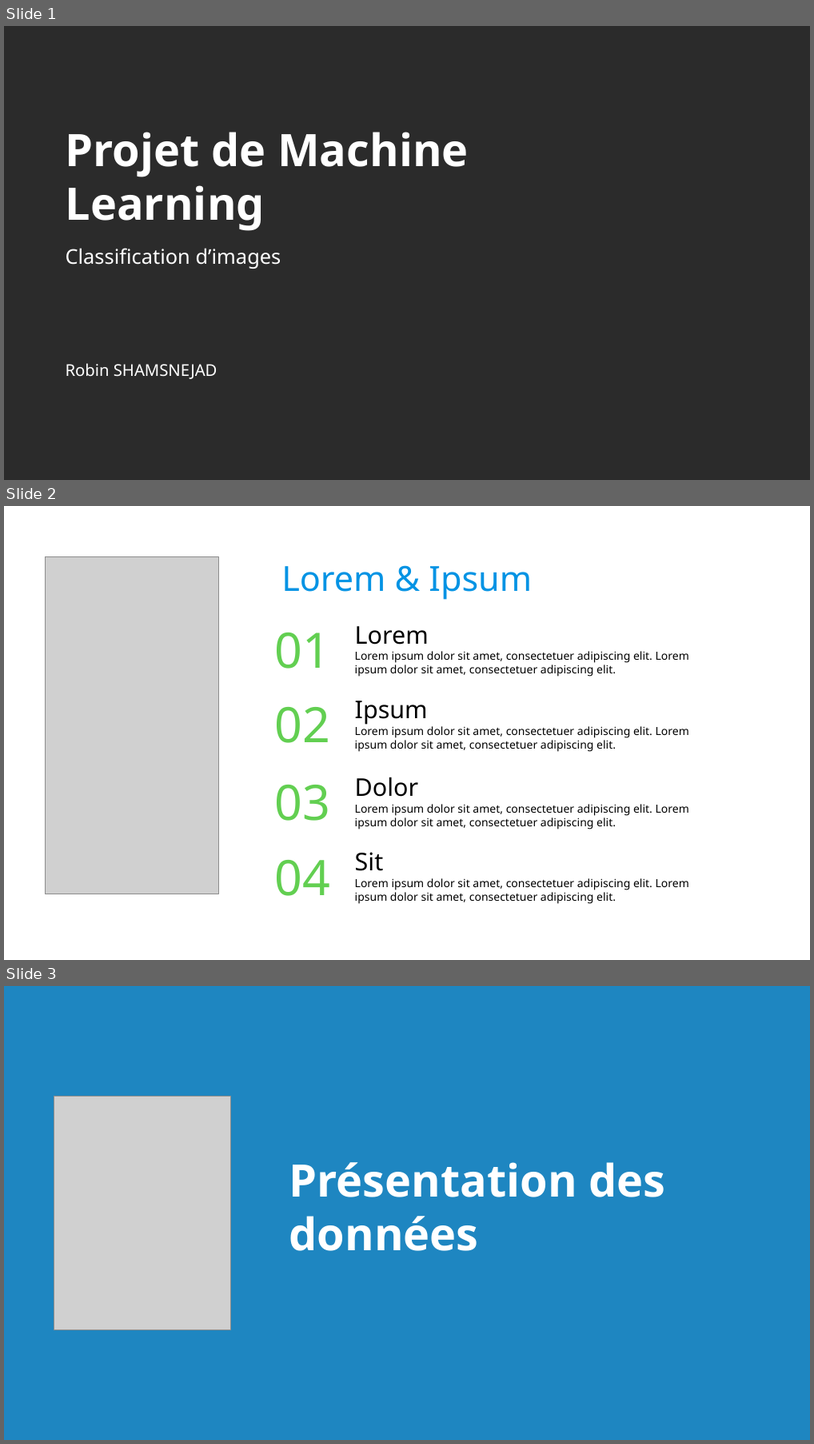
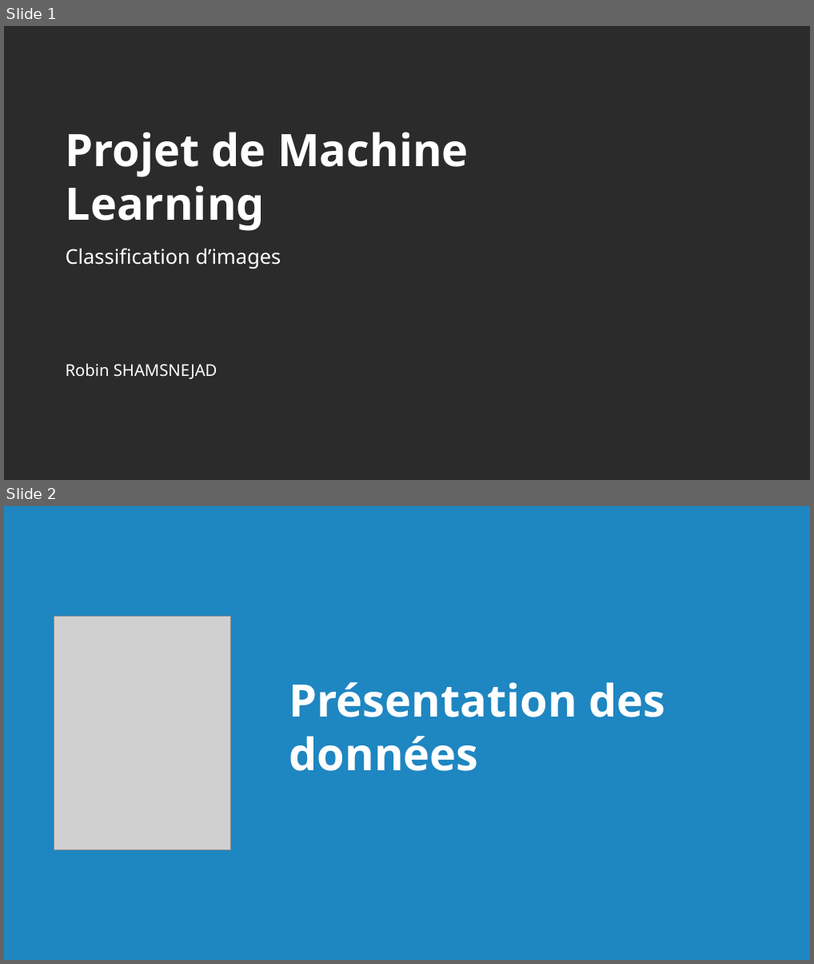
Before and after one commit to Polytech-E2I/data-processing, a slide deck: Projet3/report/report.odp. Shown one above the other, each under a label of ours: slides 1, 2 and 3 before the commit, slides 1 and 2 after it. The pictures are 814x1444 and 814x964 pixels, drawn with LibreOffice and Linux fonts; fonts in the diff are those of the drawing; grey boxes stand for pictures; background and template pictures are left out; a plain dark background stands for a picture behind light text. Boxes give left, top, right and bottom in pixels: in the first picture for what was removed or moved away, otherwise in the second. Text is boxed around its words. In the diff, an @@ line names an element or a change of style, - is before the commit and + after.

```diff
--- a/Projet3/report/report.odp
+++ b/Projet3/report/report.odp
@@ slide 2 removed at (4,506,810,960), background #FFFFFF @@
@@ picture removed at (45,557,219,894) @@
@@ text removed at (282,566,532,600) @@
-Lorem & Ipsum
@@ text removed at (274,632,330,668) @@
-01
@@ text removed at (355,626,429,644) @@
-Lorem
@@ text removed at (355,651,690,676) @@
-Lorem ipsum dolor sit amet, consectetuer adipiscing elit. Lorem ipsum dolor sit amet, consectetuer adipiscing elit.
@@ text removed at (274,707,330,743) @@
-02
@@ text removed at (355,700,428,724) @@
-Ipsum
@@ text removed at (355,724,690,752) @@
-Lorem ipsum dolor sit amet, consectetuer adipiscing elit. Lorem ipsum dolor sit amet, consectetuer adipiscing elit.
@@ text removed at (274,784,330,820) @@
-03
@@ text removed at (355,776,419,796) @@
-Dolor
@@ text removed at (355,804,690,829) @@
-Lorem ipsum dolor sit amet, consectetuer adipiscing elit. Lorem ipsum dolor sit amet, consectetuer adipiscing elit.
@@ text removed at (274,860,330,896) @@
-04
@@ text removed at (355,852,384,871) @@
-Sit
@@ text removed at (355,878,690,904) @@
-Lorem ipsum dolor sit amet, consectetuer adipiscing elit. Lorem ipsum dolor sit amet, consectetuer adipiscing elit.
@@ what was slide 3 is now slide 2 @@
```
Also in this commit, not shown: 2 slides added, 2 other slides removed, 2 other files.
